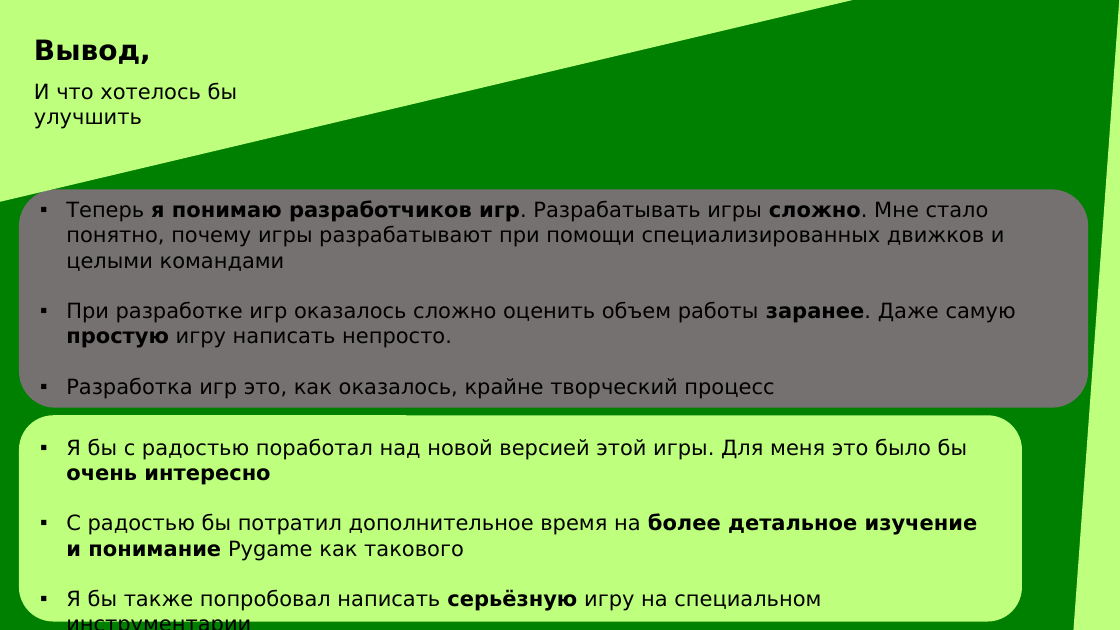
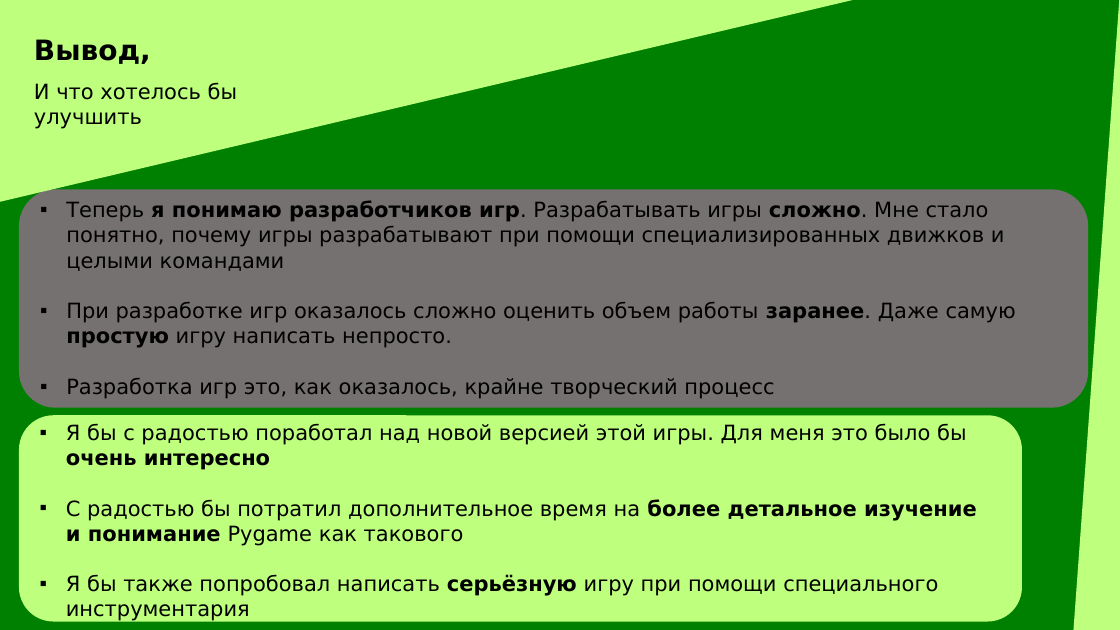
Before and after one commit to micr0punk/Forest_Evil_spirits_Russian_rock, a slide deck: slide 6 of docs/Презентация. Лес. Нечисть. Русский рок.pptx. Drawn at 1120x630 pixels with LibreOffice and Linux fonts; fonts in the diff are those of the drawing. Boxes give left, top, right and bottom in pixels: in the first picture for what was removed or moved away, otherwise in the second. Text is boxed around its words. In the diff, an @@ line names an element or a change of style, - is before the commit and + after.

```diff
--- a/docs/Презентация. Лес. Нечисть. Русский рок.pptx
+++ b/docs/Презентация. Лес. Нечисть. Русский рок.pptx
@@ text "Я бы с радостью поработал ...": place and size @@
-text "Я бы с радостью поработал ..." at <box>66,438,978,611</box>
+text "Я бы с радостью поработал ..." at <box>66,423,977,621</box>
@@ text at <box>66,574,938,621</box>: text changed @@
-▪ Я бы также попробовал написать серьёзную игру на специальном инструментарии
+▪ Я бы также попробовал написать серьёзную игру при помощи специального инструментария
```
Also in this commit, not shown: 2 other slides changed, 5 other files.
